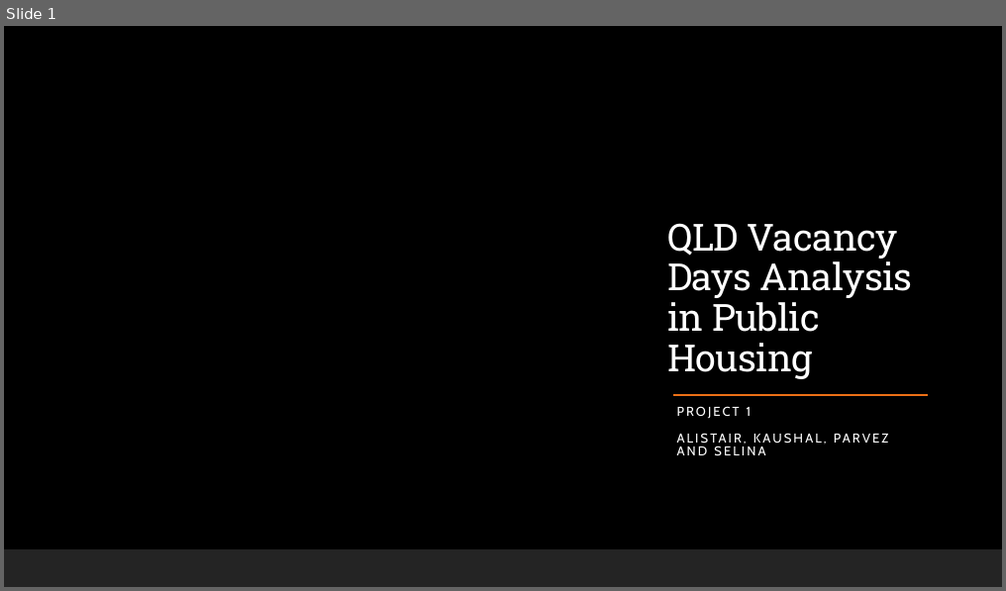
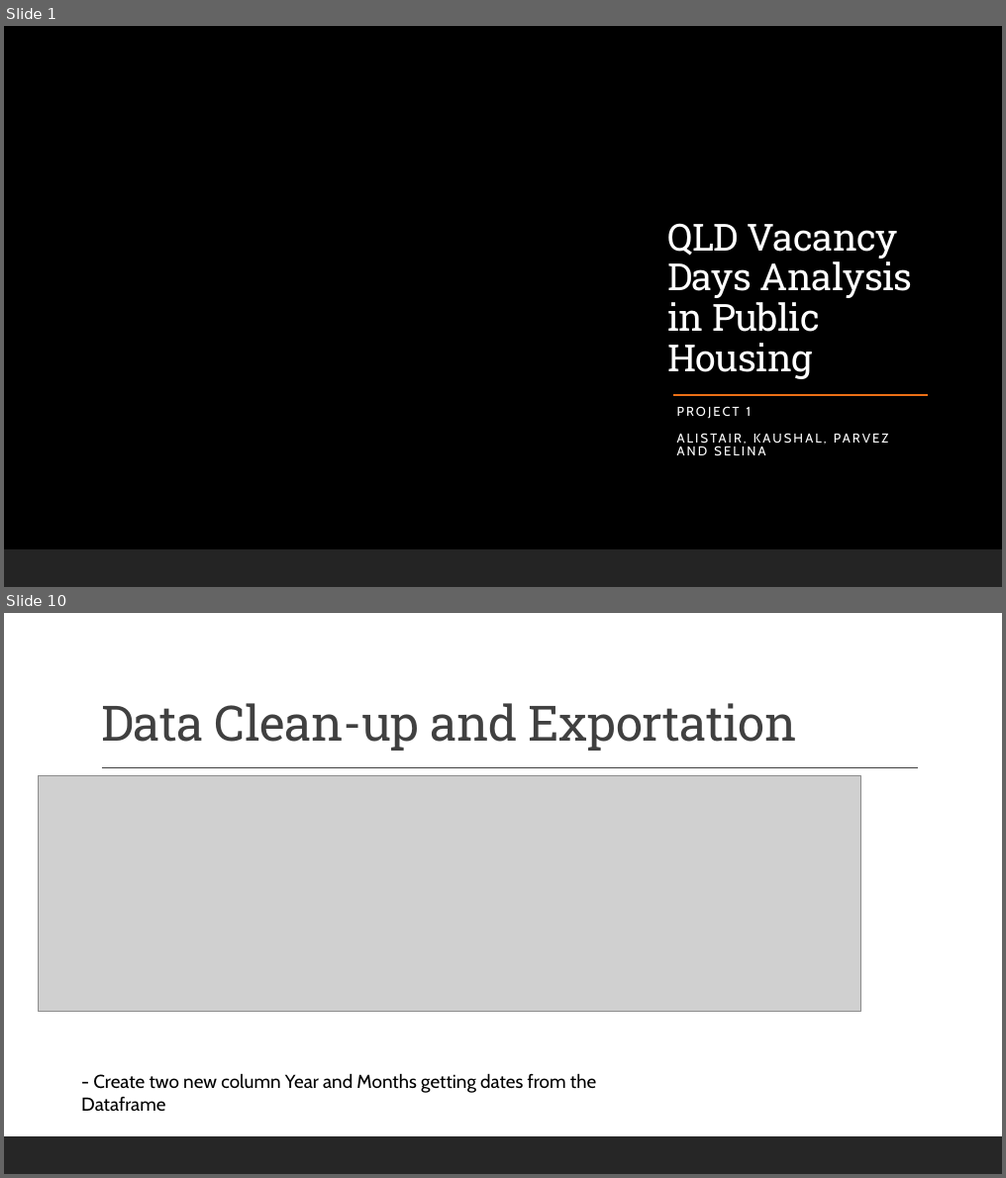
Before and after one commit to Anguyensfg/project-1, a slide deck: QLD Housing Vacancy.pptx. Shown one above the other, each under a label of ours: slide 1 before the commit, slides 1 and 10 after it; the slides between them are not shown. The pictures are 1006x591 and 1006x1178 pixels, drawn with LibreOffice and Linux fonts; fonts in the diff are those of the drawing; grey boxes stand for pictures; background and template pictures are left out. Boxes give left, top, right and bottom in pixels: in the first picture for what was removed or moved away, otherwise in the second. Text is boxed around its words. In the diff, an @@ line names an element or a change of style, - is before the commit and + after.

```diff
--- a/QLD Housing Vacancy.pptx
+++ b/QLD Housing Vacancy.pptx
@@ slide 10 added at [4, 613, 1002, 1174], background #FFFFFF; not listed: 1 template element that a slide beside it also shows @@
@@ title added at [101, 703, 797, 751], 47 pt, text #404040 @@
+Data Clean-up and Exportation
@@ picture added at [38, 776, 861, 1011] @@
@@ line added from (102, 768) to (918, 768), #404040 1 pt @@
@@ text added at [93, 1073, 596, 1093], 18 pt, text #000000 @@
+- Create two new column Year and Months getting dates from the Dataframe
```
Also in this commit, not shown: 10 slides changed, 10 other slides added, 9 slides removed.
